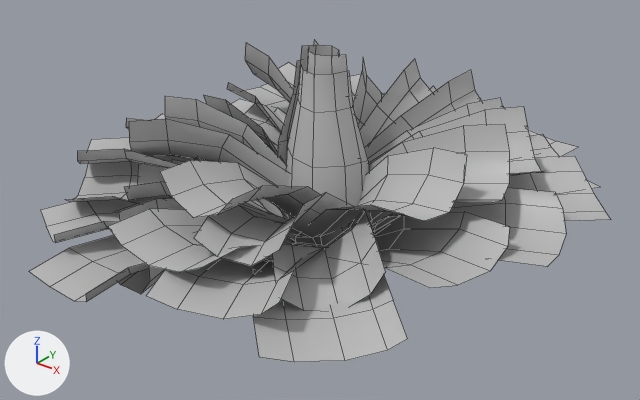
An edit to the FBX model Orisha-Unity/Assets/Graph/Environment/Folliage/Plante.fbx, drawn before and after from the same camera.
Camera for both pictures: a 50 mm camera at (1.065, -1.32, 1.008) aimed at (0.022, -0.016, 0.2). The lights are fixed; the arrows at lower left show +X, +Y and +Z. Mesh edges are drawn as thin lines. Where no turn or scale is listed for an object, it has been applied to the vertices.
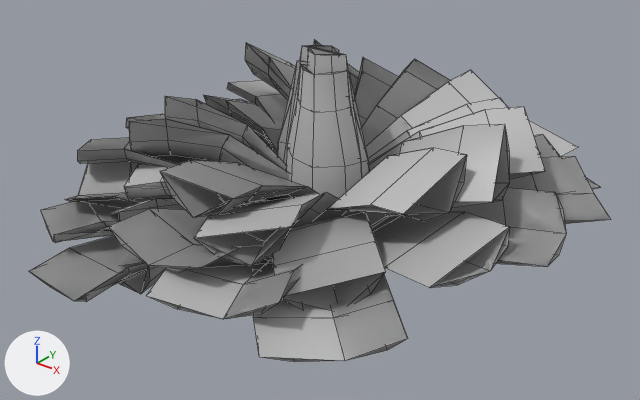
What differs and where, as boxes [x1, y1, x2, y2] in the pictures (640 x 400 px):
'pPlane154.005', added
    after: [66, 44, 545, 312]
'pPlane154.004', added
    after: [29, 40, 611, 361]
'pPlane154.002', added
    after: [94, 125, 594, 361]
'pPlane154.006', added
    after: [53, 42, 601, 301]
'pPlane154.003', added
    after: [67, 47, 566, 319]
'pPlane154.001', added
    after: [195, 46, 345, 310]
'pPlane154', unchanged, covered by the edit
    before: [29, 40, 611, 362]
    after: [33, 40, 586, 362]

What changed in the scene script:
```text
Add me_mesh_006:
    me_mesh_006.from_pydata(...)  # 351 vertices, 146 faces; spans x -0.579..0.579, y -0.561..0.561, z 0.0..0.509
    me_mesh_006.materials.append(mat_lambert8)  # grey #bcbcbc
Add me_mesh_003:
    me_mesh_003.from_pydata(...)  # 650 vertices, 360 faces; spans x -0.579..0.579, y -0.561..0.561, z 0.0..0.509
    me_mesh_003.materials.append(mat_lambert8)  # grey #bcbcbc
Add me_mesh_002:
    me_mesh_002.from_pydata(...)  # 750 vertices, 440 faces; spans x -0.579..0.579, y -0.561..0.561, z 0.0..0.509
    me_mesh_002.materials.append(mat_lambert8)  # grey #bcbcbc
Add me_mesh_001:
    me_mesh_001.from_pydata(...)  # 900 vertices, 560 faces; spans x -0.579..0.579, y -0.561..0.561, z 0.0..0.509
    me_mesh_001.materials.append(mat_lambert8)  # grey #bcbcbc
Add me_mesh_004:
    me_mesh_004.from_pydata(...)  # 552 vertices, 288 faces; spans x -0.579..0.579, y -0.561..0.561, z 0.0..0.509
    me_mesh_004.materials.append(mat_lambert8)  # grey #bcbcbc
Add me_mesh_005:
    me_mesh_005.from_pydata(...)  # 450 vertices, 206 faces; spans x -0.579..0.579, y -0.561..0.561, z 0.0..0.509
    me_mesh_005.materials.append(mat_lambert8)  # grey #bcbcbc
Add ob_pplane154_006:
    ob_pplane154_006 = bpy.data.objects.new('pPlane154.006', me_mesh_006)
    ob_pplane154_006.location = (0.0, 0.0, 0.0)
Add ob_pplane154_003:
    ob_pplane154_003 = bpy.data.objects.new('pPlane154.003', me_mesh_003)
    ob_pplane154_003.location = (0.0, 0.0, 0.0)
Add ob_pplane154_002:
    ob_pplane154_002 = bpy.data.objects.new('pPlane154.002', me_mesh_002)
    ob_pplane154_002.location = (0.0, 0.0, 0.0)
Add ob_pplane154_001:
    ob_pplane154_001 = bpy.data.objects.new('pPlane154.001', me_mesh_001)
    ob_pplane154_001.location = (0.0, 0.0, 0.0)
Add ob_pplane154_004:
    ob_pplane154_004 = bpy.data.objects.new('pPlane154.004', me_mesh_004)
    ob_pplane154_004.location = (0.0, 0.0, 0.0)
Add ob_pplane154_005:
    ob_pplane154_005 = bpy.data.objects.new('pPlane154.005', me_mesh_005)
    ob_pplane154_005.location = (0.0, 0.0, 0.0)
```
